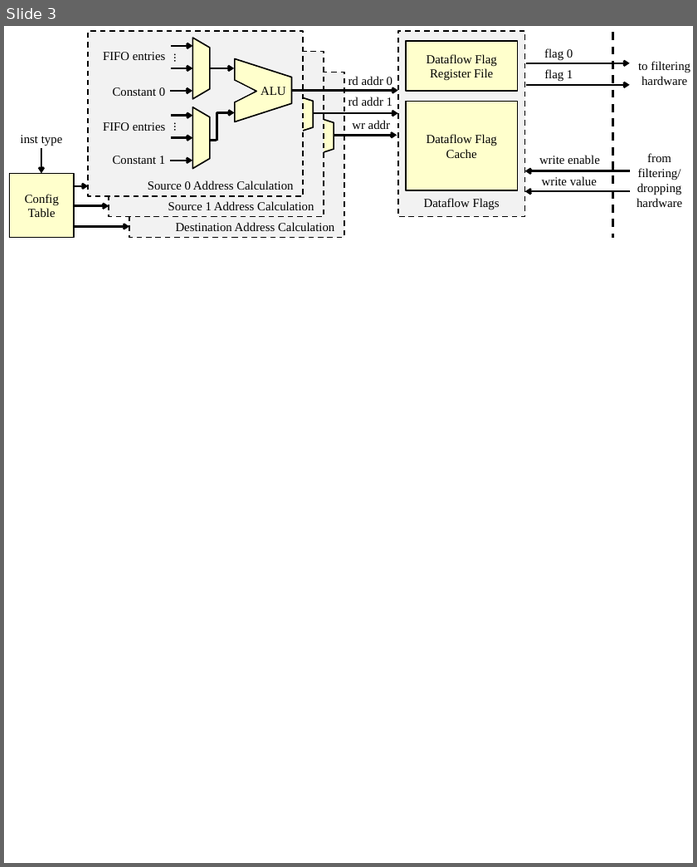
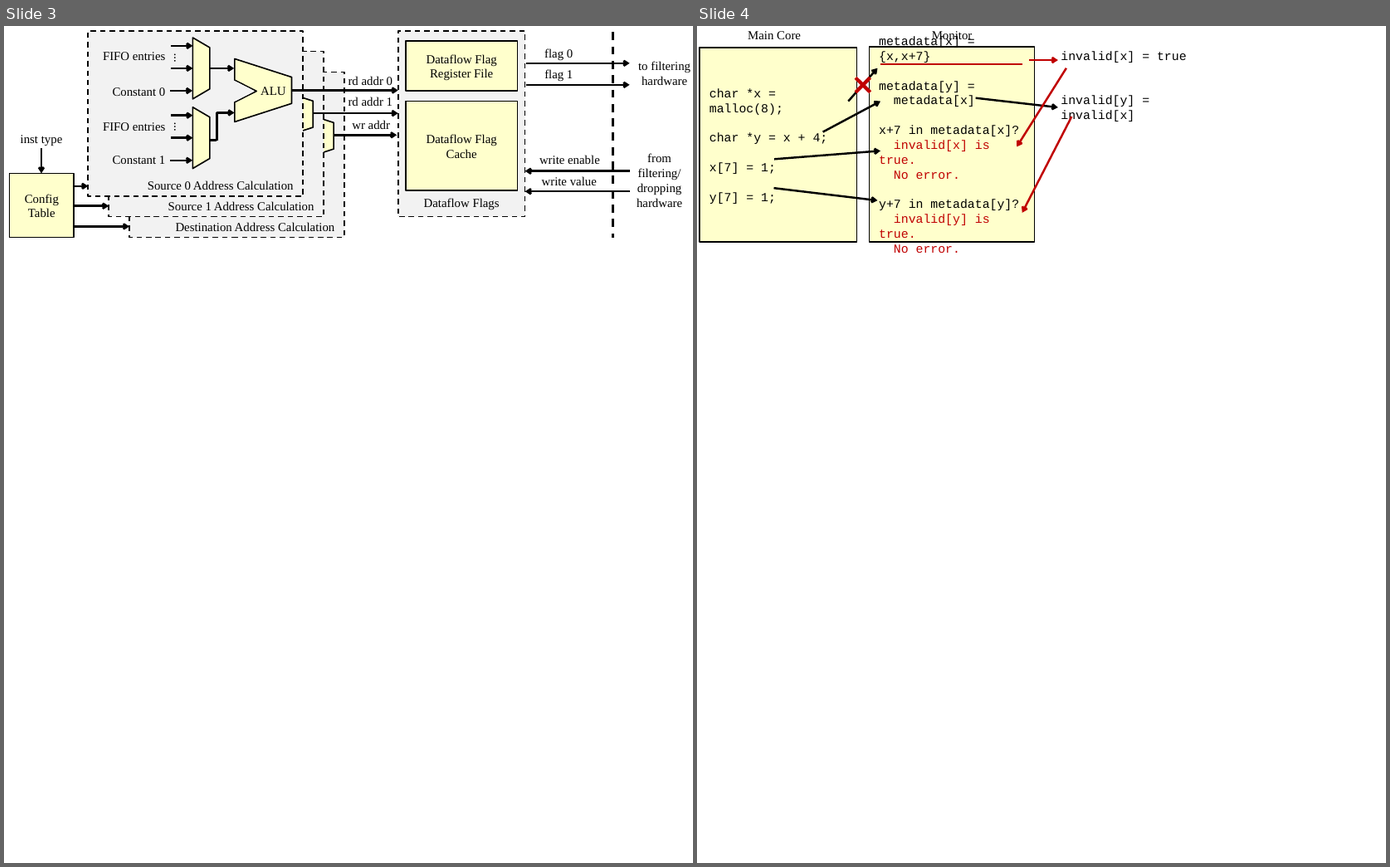
Before and after one commit to dl575/paper-monitoring_dift_drop, a slide deck: figs_src/diagrams-wide.pptx. Shown side by side, each under a label of ours: slide 3 before the commit, slides 3 and 4 after it. The pictures are 697x867 and 1390x867 pixels, drawn with LibreOffice and Linux fonts; fonts in the diff are those of the drawing. Boxes give left, top, right and bottom in pixels: in the first picture for what was removed or moved away, otherwise in the second. Text is boxed around its words. In the diff, an @@ line names an element or a change of style, - is before the commit and + after.

```diff
--- a/figs_src/diagrams-wide.pptx
+++ b/figs_src/diagrams-wide.pptx
@@ slide 4 added at [697,26,1386,863], background #FFFFFF @@
@@ rectangle added at [700,48,857,242], fill #FFFFCC, outline #000000 1 pt, 9 pt, text #000000 @@
+char *x = malloc(8);
+char *y = x + 4;
+x[7] = 1;
+y[7] = 1;
@@ text added at [748,31,801,39], 9 pt, text #000000 @@
+Main Core
@@ rectangle added at [870,47,1035,242], fill #FFFFCC, outline #000000 1 pt, 9 pt, text #000000 @@
+metadata[x] = {x,x+7}
+metadata[y] =
+metadata[x]
+x+7 in metadata[x]?
+invalid[x] is true.
+No error.
+y+7 in metadata[y]?
+invalid[y] is true.
+No error.
@@ text added at [932,31,973,42], 9 pt, text #000000 @@
+Monitor
@@ plus added at [848,70,877,99], fill #C00000 @@
@@ arrow added from (849, 101) to (877, 68), #000000 1.5 pt @@
@@ line added from (880, 64) to (1022, 64), #C00000 1.5 pt @@
@@ arrow added from (1066, 68) to (1017, 147), #C00000 1.5 pt @@
@@ arrow added from (1029, 61) to (1058, 61), #C00000 1.5 pt @@
@@ text added at [1061,51,1187,123], 9 pt, text #000000 @@
+invalid[x] = true
+invalid[y] = invalid[x]
@@ arrow added from (976, 98) to (1058, 107), #000000 1.5 pt @@
@@ arrow added from (823, 132) to (880, 101), #000000 1.5 pt @@
@@ arrow added from (1072, 116) to (1022, 213), #C00000 1.5 pt @@
@@ arrow added from (775, 159) to (880, 151), #000000 1.5 pt @@
@@ arrow added from (773, 189) to (877, 200), #000000 1.5 pt @@
```
Also in this commit, not shown: 14 other files.
